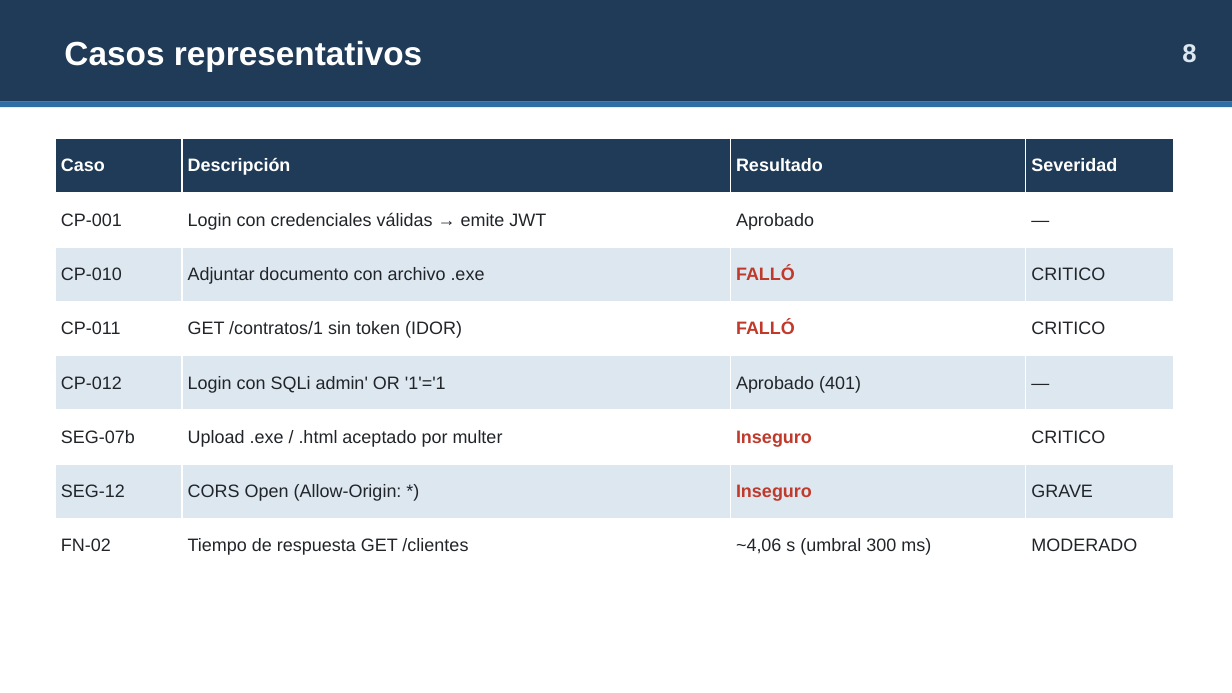
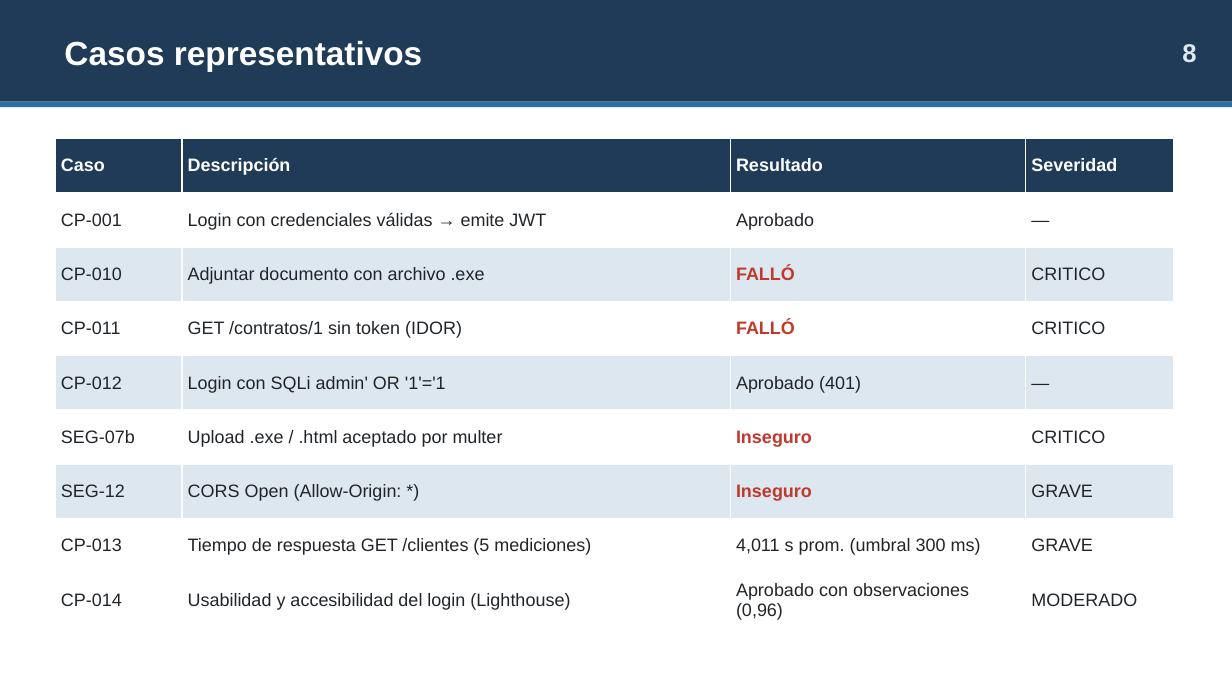
Before and after one commit to LTassoD/Seguridad-y-Calidad-en-el-Desarrollo-de-Software, a slide deck: slide 8 of EP3_Presentacion_Atlas.pptx. Drawn at 1232x693 pixels with LibreOffice and Linux fonts; fonts in the diff are those of the drawing. Boxes give left, top, right and bottom in pixels: in the first picture for what was removed or moved away, otherwise in the second. Text is boxed around its words. In the diff, an @@ line names an element or a change of style, - is before the commit and + after.

Commit message:
Corregir informe EP3 segun retroalimentacion y agregar evidencias crudas
- Anexo F con peticiones curl y respuestas HTTP reales (14 casos CP y 13 bloques SEG)
- Matriz de trazabilidad con IDs reales del ERS y cobertura declarada (28,6 % plena, 42,9 % parcial)
- RF-5.2 corregido: PDF, DOC, PPT, JPG y PNG
- CP-013 de rendimiento (5 mediciones, promedio 4,011 s) registrado como FALLO
- CP-014 de usabilidad y accesibilidad (Lighthouse 0,96)
- Resumen: 14 casos, 11 pass / 3 fail (78,6 %); 12 incidentes
- Cronograma de ejecucion (3.5) y fecha/ejecutor en el detalle (5.2)
- Script de pruebas renumerado CP-001..CP-014
- PPT y guion de defensa sincronizados

```diff
--- a/EP3_Presentacion_Atlas.pptx
+++ b/EP3_Presentacion_Atlas.pptx
@@ table at [55,139,1175,624] @@
-row 8: FN-02 | Tiempo de respuesta GET /clientes | ~4,06 s (umbral 300 ms) | MODERADO
+row 8: CP-013 | Tiempo de respuesta GET /clientes (5 mediciones) | 4,011 s prom. (umbral 300 ms) | GRAVE
+row 9: CP-014 | Usabilidad y accesibilidad del login (Lighthouse) | Aprobado con observaciones (0,96) | MODERADO
```
Also in this commit, not shown: 6 other slides changed, 8 other files.
